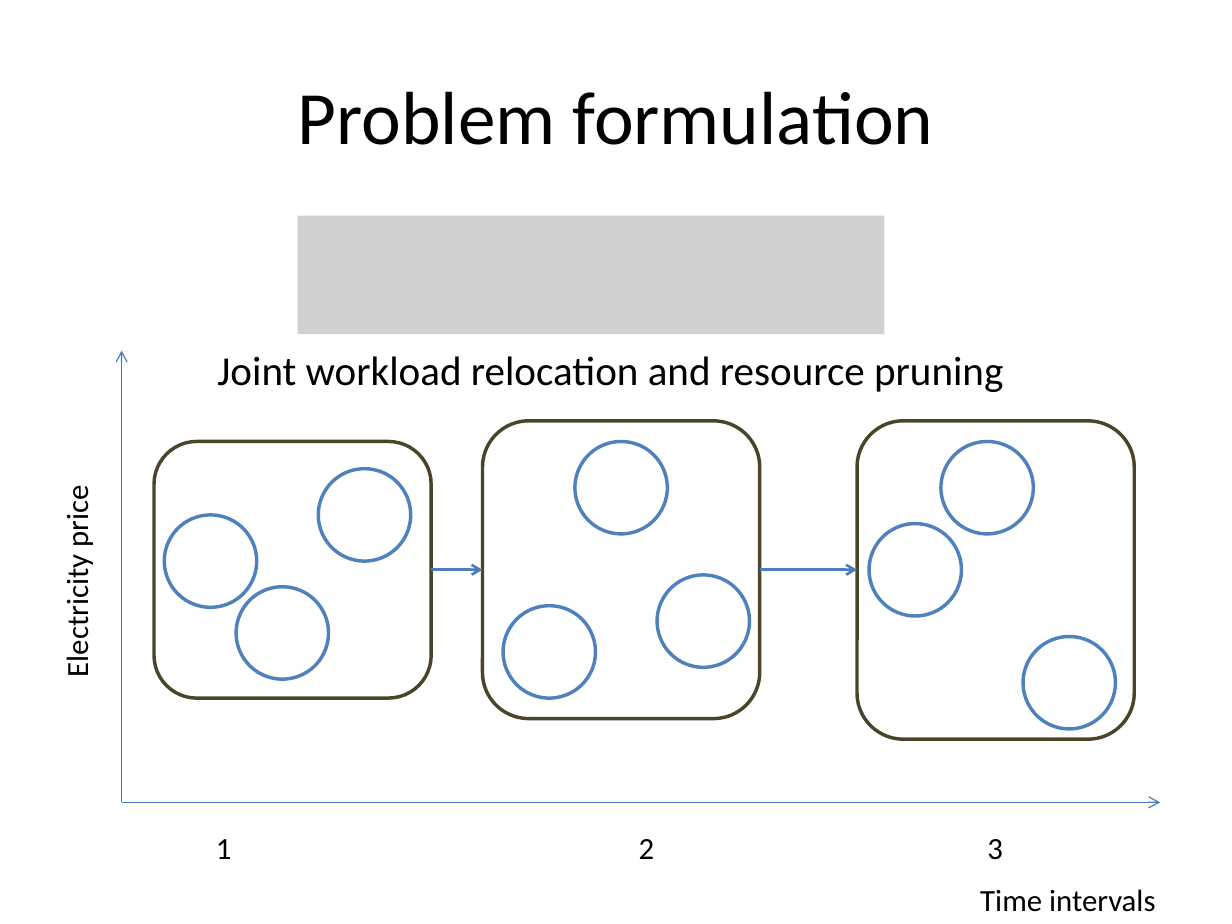
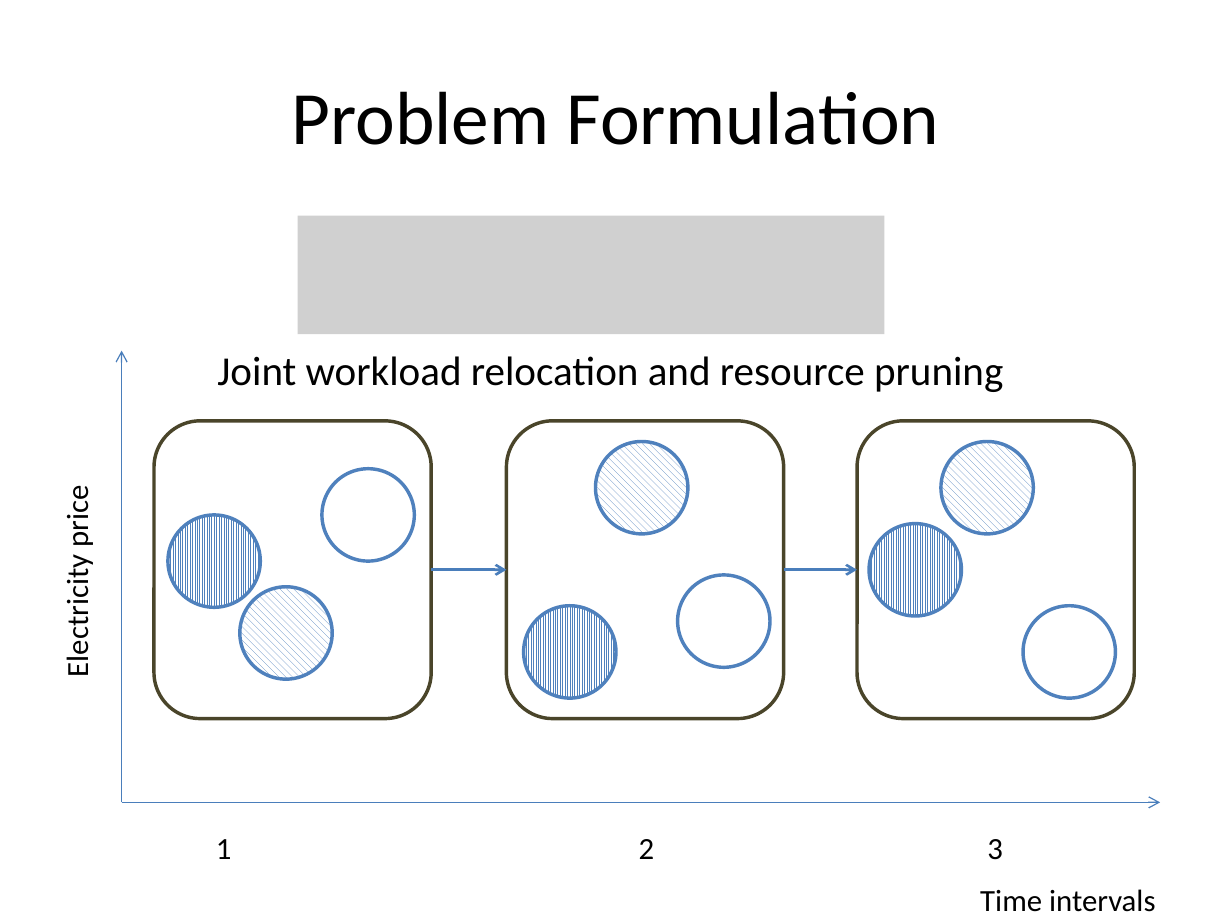
Before and after one commit to msaqib/Dissertation, a slide deck: slide 13 of RED-BLv2.pptx (slide 25 before the commit). Drawn at 1232x924 pixels with LibreOffice and Linux fonts; fonts in the diff are those of the drawing; grey boxes stand for pictures. Boxes give left, top, right and bottom in pixels: in the first picture for what was removed or moved away, otherwise in the second. Text is boxed around its words. In the diff, an @@ line names an element or a change of style, - is before the commit and + after.

```diff
--- a/RED-BLv2.pptx
+++ b/RED-BLv2.pptx
@@ title at (292,91,939,145): text changed @@
-Problem formulation
+Problem Formulation
@@ rounded rectangle: place and size @@
-rounded rectangle at (154,441,431,697)
+rounded rectangle at (154,421,431,719)
@@ rounded rectangle: place and size @@
-rounded rectangle at (483,421,760,719)
+rounded rectangle at (506,421,784,719)
@@ rounded rectangle: place and size @@
-rounded rectangle at (857,421,1135,739)
+rounded rectangle at (857,421,1135,719)
@@ arrow moved from (431, 569) - (483, 569) to (431, 569) - (506, 569) @@
@@ arrow moved from (760, 569) - (857, 569) to (784, 569) - (857, 569) @@
@@ 3 ellipses: place and size @@
-3 ellipses at (164,468,410,679)
+3 ellipses at (168,468,414,679)
@@ 3 ellipses: place and size @@
-3 ellipses at (503,441,749,699)
+3 ellipses at (524,441,770,699)
@@ fill #FFFFFF to pattern #4F81BD on #FFFFFF in 6 elements at (869,524,961,616), (941,441,1034,533), (168,515,260,607), (240,586,333,679), (595,441,687,533), (524,606,616,699) @@
@@ ellipse: place and size @@
-ellipse at (1023,637,1115,729)
+ellipse at (1023,606,1115,699)
```
Also in this commit, not shown: 26 other slides changed, 4 slides added, 18 slides removed.
